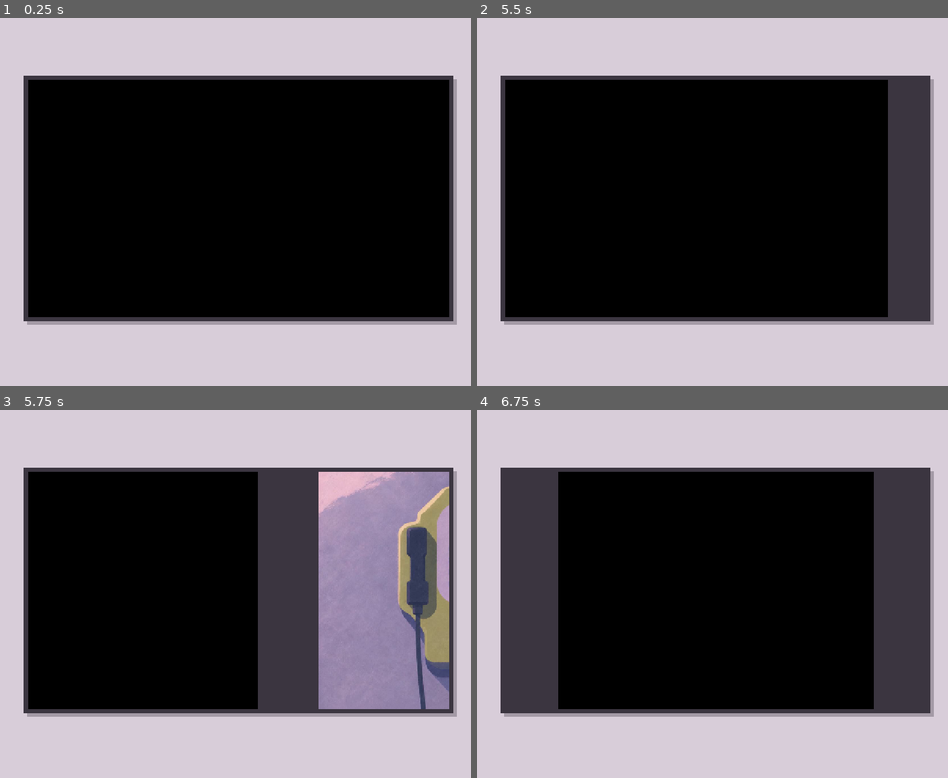
Above: before the commit, frames 1-4 (two rows, left to right).
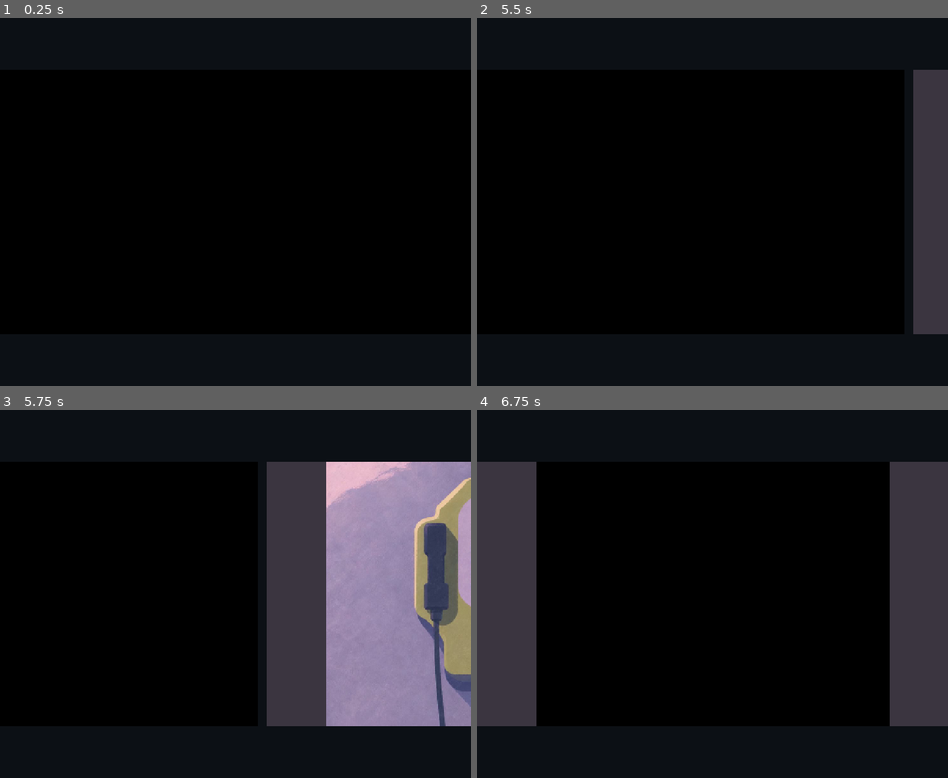
Above: after the commit, the same moments.

Repository: xinpin233/-
Game: Godot game, scene res://scenes/main.tscn
Same seed, same stepped clock (60 frames per second), same inputs: the game is played once before the commit and once after it. Video files are missing from this copy of the repository; at most half a second of black plays in their place. Sound files missing from this copy of the repository are replaced by a short silence.
Inputs (mouse positions are in pixels of both pictures, inside the frame that each line leads up to):
- Up to frame 1 (0.25 s): no input
- Up to frame 2 (5.5 s): tap Enter at 0.5, 2, 3.5 s; move the mouse to (816, 183) at 0.52 s; tap R every 1.5 s from 0.6 to 5.1 s; click (816, 183) at 0.67 s; tap Space at 0.77, 1.25, 2.75, 3.77, 4.25 s; drag from (618, 220) to (688, 275) at 1.27 s; move the mouse to (759, 121) at 2.02 s; click (759, 121) at 2.17 s; drag from (688, 275) to (571, 146) at 2.77 s; move the mouse to (853, 257) at 3.52 s; click (853, 257) at 3.67 s; drag from (571, 146) to (641, 110) at 4.27 s; move the mouse to (736, 202) at 5.02 s; click (736, 202) at 5.17 s
- Up to frame 3 (5.75 s): no input
- Up to frame 4 (6.75 s): drag from (641, 502) to (618, 612) at 5.77 s; move the mouse to (816, 575) at 6.52 s; tap R at 6.6 s; click (816, 575) at 6.67 s

The runs differ from the first frame. In frame 1, 42% of the frame differs, in the area x 0-100%, y 0-100%; in frame 2, 45%; in frame 3, 48%; in frame 4, 46%.

Commit message:
最新版

Diff:
--- a/resources/clips/prologue_coin.tres
+++ b/resources/clips/prologue_coin.tres
@@ -1,9 +1,13 @@
-[gd_resource type="Resource" script_class="AudioClipData" load_steps=2 format=3]
+[gd_resource type="Resource" script_class="AudioClipData" load_steps=3 format=3]
 
 [ext_resource type="Script" path="res://scripts/data/audio_clip_data.gd" id="1"]
+
+[ext_resource type="AudioStream" path="res://assets/prologue/audio/01_coin_insert.wav" id="2"]
 
 [resource]
 script = ExtResource("1")
 id = "coin"
 title = "硬币投入"
 tint = Color(0.64, 0.70, 0.60, 1)
+stream = ExtResource("2")
+waveform = PackedFloat32Array(0.0000, 0.0000, 0.0000, 0.0000, 0.0000, 0.0000, 0.0000, 0.0000, 0.0000, 0.0000, 0.0000, 0.0000, 0.0000, 0.0000, 0.0000, 0.0000, 0.0000, 0.0000, 0.0000, 0.0000, 0.0000, 0.0000, 0.0000, 0.0000, 0.0000, 0.0000, 0.0000, 0.0000, 0.0000, 0.0000, 0.0000, 0.0000, 0.0000, 0.0000, 0.0000, 0.0000, 0.0000, 0.0000, 0.0000, 0.0000, 0.0000, 0.0000, 0.0000, 0.5547, 0.7992, 1.0000, 0.1414, 0.0259, 0.0144, 0.0099, 0.0000, 0.0000, 0.0000, 0.0000, 0.0000, 0.0000, 0.0000, 0.0000, 0.0000, 0.0000, 0.0000, 0.0000, 0.0000, 0.0000)
--- a/resources/clips/prologue_dial.tres
+++ b/resources/clips/prologue_dial.tres
@@ -1,9 +1,13 @@
-[gd_resource type="Resource" script_class="AudioClipData" load_steps=2 format=3]
+[gd_resource type="Resource" script_class="AudioClipData" load_steps=3 format=3]
 
 [ext_resource type="Script" path="res://scripts/data/audio_clip_data.gd" id="1"]
+
+[ext_resource type="AudioStream" path="res://assets/prologue/audio/02_dial_keys.wav" id="2"]
 
 [resource]
 script = ExtResource("1")
 id = "dial"
 title = "数字键"
 tint = Color(0.65, 0.62, 0.71, 1)
+stream = ExtResource("2")
+waveform = PackedFloat32Array(0.0000, 0.0000, 0.0000, 0.0000, 0.0000, 0.0000, 0.0000, 0.0000, 0.0000, 0.0000, 0.3253, 0.6118, 0.2060, 0.1448, 0.0738, 0.0750, 0.8911, 1.0000, 0.0774, 0.0064, 0.0000, 0.0000, 0.0000, 0.0000, 0.0000, 0.0000, 0.0000, 0.0000, 0.0000, 0.0000, 0.0000, 0.0000, 0.0058, 0.3253, 0.6118, 0.1448, 0.1117, 0.0454, 0.2002, 1.0000, 0.1815, 0.0600, 0.0000, 0.0000, 0.0000, 0.0000, 0.0000, 0.0000, 0.0000, 0.3253, 0.6118, 0.1609, 0.1235, 0.0640, 0.0750, 1.0000, 0.6105, 0.0600, 0.0000, 0.0000, 0.0000, 0.0000, 0.0000, 0.0000)
--- a/resources/clips/prologue_phone_feedback.tres
+++ b/resources/clips/prologue_phone_feedback.tres
@@ -1,9 +1,15 @@
-[gd_resource type="Resource" script_class="AudioClipData" load_steps=2 format=3]
+[gd_resource type="Resource" script_class="AudioClipData" load_steps=4 format=3]
 
 [ext_resource type="Script" path="res://scripts/data/audio_clip_data.gd" id="1"]
+
+[ext_resource type="AudioStream" path="res://assets/prologue/audio/04_call_ringback.wav" id="2"]
+[ext_resource type="AudioStream" path="res://assets/prologue/audio/03_call_busy.wav" id="3"]
 
 [resource]
 script = ExtResource("1")
 id = "phone_feedback"
 title = "电话反馈"
 tint = Color(0.76, 0.63, 0.63, 1)
+stream = ExtResource("2")
+failure_stream = ExtResource("3")
+waveform = PackedFloat32Array(0.7732, 0.7901, 0.7971, 0.8533, 0.8779, 0.8611, 0.8720, 0.8852, 0.9015, 0.9006, 0.9130, 0.9317, 0.9469, 0.9622, 0.9222, 0.9220, 0.9242, 0.1123, 0.0992, 0.0518, 0.0269, 0.0393, 0.0370, 0.0378, 0.0283, 0.0148, 0.0146, 0.0165, 0.0146, 0.0129, 0.0109, 0.9196, 0.8951, 0.8823, 0.9045, 0.9072, 0.9341, 0.9379, 0.9172, 0.9150, 0.9231, 0.9322, 0.9332, 0.9362, 0.9390, 0.9226, 0.9232, 1.0000, 0.1055, 0.0704, 0.0394, 0.0259, 0.0380, 0.0344, 0.0282, 0.0184, 0.0165, 0.0149, 0.0137, 0.0128, 0.0099, 0.0000, 0.0000, 0.0000)
--- a/resources/levels/phone_prologue.tres
+++ b/resources/levels/phone_prologue.tres
@@ -14,6 +14,8 @@
 [ext_resource type="PackedScene" path="res://scenes/story_scratch.tscn" id="12"]
 
 [ext_resource type="PackedScene" path="res://scenes/story_hold.tscn" id="13"]
+[ext_resource type="PackedScene" path="res://scenes/story_ending.tscn" id="14"]
+[ext_resource type="AudioStream" path="res://assets/prologue/audio/05_title_ring.wav" id="15"]
 
 [resource]
 script = ExtResource("1")
@@ -28,9 +30,12 @@
 failure_time = 12.0
 stage_starts = PackedFloat32Array(0, 3, 6, 9)
 opening_scene = ExtResource("6")
+loop_opening_while_editing = true
 failure_shots = Array[PackedScene]([ExtResource("6"), ExtResource("9"), ExtResource("12"), ExtResource("10")])
 success_shots = Array[PackedScene]([ExtResource("13"), ExtResource("9"), ExtResource("11"), ExtResource("10")])
 ending_scene = ExtResource("7")
+ending_shot = ExtResource("14")
+ending_sound = ExtResource("15")
 autoplay = true
 follow_clip_shots = true
 lock_first_clip = true
--- a/scenes/phone_title.tscn
+++ b/scenes/phone_title.tscn
@@ -9,3 +9,4 @@
 anchor_bottom = 1.0
 script = ExtResource("1")
 title_only = true
+skip_title_intro = true
--- /dev/null
+++ b/scenes/story_ending.tscn
@@ -0,0 +1,51 @@
+[gd_scene load_steps=5 format=3]
+[ext_resource type="Script" path="res://scripts/presentation/video_shot.gd" id="1"]
+[ext_resource type="Texture2D" path="res://assets/prologue/video/ending_start.png" id="2"]
+[ext_resource type="VideoStream" path="res://assets/prologue/video/ending.ogv" id="3"]
+[ext_resource type="Texture2D" path="res://assets/prologue/video/ending_end.png" id="4"]
+
+[node name="VideoShot" type="Node2D"]
+script = ExtResource("1")
+poster = ExtResource("2")
+stream = ExtResource("3")
+
+[node name="Matte" type="ColorRect" parent="."]
+offset_right = 1100.0
+offset_bottom = 825.0
+mouse_filter = 2
+color = Color(0.231, 0.208, 0.251, 1)
+
+[node name="Still" type="TextureRect" parent="."]
+offset_left = 0.0
+offset_right = 1100.0
+offset_bottom = 825.0
+mouse_filter = 2
+expand_mode = 1
+
+[node name="Player" type="VideoStreamPlayer" parent="."]
+offset_left = 0.0
+offset_right = 1100.0
+offset_bottom = 825.0
+mouse_filter = 2
+expand = true
+
+[node name="EndingStill" type="TextureRect" parent="."]
+visible = false
+offset_right = 1100.0
+offset_bottom = 825.0
+mouse_filter = 2
+texture = ExtResource("4")
+expand_mode = 1
+
+[node name="StartGame" type="Label" parent="."]
+modulate = Color(1, 1, 1, 0)
+offset_top = 604.0
+offset_right = 1100.0
+offset_bottom = 660.0
+mouse_filter = 2
+theme_override_colors/font_color = Color(1, 0.98, 0.96, 1)
+theme_override_colors/font_shadow_color = Color(0.23, 0.2, 0.26, 0.75)
+theme_override_constants/shadow_offset_y = 2
+theme_override_font_sizes/font_size = 30
+text = "开始游戏"
+horizontal_alignment = 1
--- a/scripts/core/game_controller.gd
+++ b/scripts/core/game_controller.gd
@@ -9,6 +9,8 @@
 var _active_slot: int = -1
 var _preview_slot: int = -1
 var _first_show := false
+var _ending := false
+var _film_placeholder: Control
 
 @onready var film: SoundFilmViewport = %Film
 @onready var timeline: SoundAudioTimeline = %AudioTimeline
@@ -53,7 +55,57 @@
 	_first_show = level.autoplay
 	_reset()
 	if level.autoplay:
+		_begin_fullscreen_show()
 		_play_or_pause.call_deferred()
+
+func _begin_fullscreen_show() -> void:
+	var holder := film.get_parent()
+	_film_placeholder = Control.new()
+	_film_placeholder.mouse_filter = Control.MOUSE_FILTER_IGNORE
+	holder.add_child(_film_placeholder)
+	film.reparent(self, false)
+	film.z_index = 2
+	resized.connect(_fit_fullscreen_film)
+	_fit_fullscreen_film()
+	$MachineShell.self_modulate.a = 0.0
+
+func _fit_fullscreen_film() -> void:
+	var width := minf(size.x, size.y * 16.0 / 9.0)
+	var extent := Vector2(width, width * 9.0 / 16.0)
+	film.position = (size - extent) * 0.5
+	film.size = extent
+
+func _reveal_editing_desk() -> void:
+	resized.disconnect(_fit_fullscreen_film)
+	play_button.disabled = true
+	var transport := play_button.get_parent() as Control
+	for control in [timeline, transport]:
+		control.modulate.a = 0.0
+		control.show()
+	await get_tree().process_frame
+	await get_tree().process_frame
+	var tween := create_tween().set_parallel()
+	tween.set_trans(Tween.TRANS_CUBIC).set_ease(Tween.EASE_IN_OUT)
+	tween.tween_method(_pull_back_film, 0.0, 1.0, 1.65)
+	tween.tween_property($MachineShell, "self_modulate:a", 1.0, 1.4)
+	tween.tween_property(timeline, "modulate:a", 1.0, 0.9).set_delay(0.7)
+	tween.tween_property(transport, "modulate:a", 1.0, 0.9).set_delay(0.7)
+	await tween.finished
+	var holder := _film_placeholder.get_parent()
+	holder.remove_child(_film_placeholder)
+	_film_placeholder.queue_free()
+	film.reparent(holder, false)
+	film.z_index = 0
+	_first_show = false
+	play_button.disabled = false
+	state.phase = SoundRunState.Phase.FAILED
+	_reset_presentation()
+
+func _pull_back_film(fraction: float) -> void:
+	_fit_fullscreen_film()
+	var target := _film_placeholder.get_global_rect()
+	film.global_position = film.global_position.lerp(target.position, fraction)
+	film.size = film.size.lerp(target.size, fraction)
 
 func _show_error(message: String) -> void:
 	status.show()
@@ -71,8 +123,9 @@
 	timeline.rebuild(level, state.order)
 	_reset_presentation()
 
-func _reset_presentation() -> void:
-	film.reset(level.opening_scene)
+func _reset_presentation(keep_opening := false) -> void:
+	if not keep_opening:
+		film.reset(level.opening_scene, level.loop_opening_while_editing and not _first_show)
 	_active_slot = -1
 	progress.value = 0
 	time_label.text = "00.0 / %04.1f s" % level.duration
@@ -92,7 +145,7 @@
 	state.order = OrderRules.moved(state.order, source, target)
 	state.phase = SoundRunState.Phase.EDITING
 	timeline.rebuild(level, state.order)
-	_reset_presentation()
+	_reset_presentation(level.loop_opening_while_editing)
 	# Keep keyboard focus on the moved clip after rebuilding its row.
 	timeline.strips[target].grab_focus()
 
@@ -166,9 +219,13 @@
 	timeline.update_playhead(elapsed, _active_slot)
 
 func _on_completed(success: bool) -> void:
+	if _first_show and not success:
+		film.freeze()
+		_reveal_editing_desk()
+		return
 	_first_show = false
 	if success and level.ending_scene != null:
-		get_tree().change_scene_to_packed.call_deferred(level.ending_scene)
+		_play_ending()
 		return
 	if not success and level.autoplay:
 		state.phase = SoundRunState.Phase.FAILED
@@ -183,10 +240,30 @@
 	timeline.update_playhead(playback.elapsed, -1)
 	_refresh_controls()
 
+func _play_ending() -> void:
+	_ending = true
+	play_button.disabled = true
+	timeline.set_locked(true)
+	if level.ending_shot != null:
+		var player := await film.roll_to_ending(level.ending_shot, level.transition_duration)
+		var ring := audio.ambience
+		if level.ending_sound != null:
+			ring.stream = level.ending_sound
+			ring.play()
+			create_tween().tween_property(ring, "volume_db", -26.0, 4.2)
+		await player.finished
+		var ending := player.get_parent()
+		var still := ending.get_node("EndingStill") as TextureRect
+		var start_label := ending.get_node("StartGame") as Label
+		still.show()
+		player.hide()
+		create_tween().tween_property(start_label, "modulate:a", 1.0, 0.9)
+		return
+	get_tree().change_scene_to_packed.call_deferred(level.ending_scene)
+
 func _refresh_controls() -> void:
 	timeline.visible = not _first_show
 	play_button.get_parent().visible = not _first_show
-	$MachineShell.drawer.visible = not _first_show
 	var locked := _first_show or not state.can_edit()
 	timeline.set_locked(locked)
 	stop_button.disabled = not locked
@@ -202,7 +279,7 @@
 func _input(event: InputEvent) -> void:
 	if playback == null or not event is InputEventKey or not event.pressed or event.echo:
 		return
-	if _first_show and event.keycode != KEY_F11:
+	if (_first_show or _ending) and event.keycode != KEY_F11:
 		return
 	match event.keycode:
 		KEY_F11:
--- a/scripts/data/level_data.gd
+++ b/scripts/data/level_data.gd
@@ -17,11 +17,14 @@
 @export var stage_starts: PackedFloat32Array = PackedFloat32Array([0.0, 2.5, 5.0, 7.0])
 @export var ambience: AudioStream
 @export var opening_scene: PackedScene
+@export var loop_opening_while_editing := false
 @export var follow_clip_shots := false
 @export var lock_first_clip := false
 @export var success_shots: Array[PackedScene] = []
 @export var failure_shots: Array[PackedScene] = []
 @export var ending_scene: PackedScene
+@export var ending_shot: PackedScene
+@export var ending_sound: AudioStream
 @export var autoplay := false
 @export_file("*.ogv") var success_video: String = ""
 @export_file("*.ogv") var failure_video: String = ""
--- a/scripts/presentation/film_viewport.gd
+++ b/scripts/presentation/film_viewport.gd
@@ -30,7 +30,7 @@
 	resized.connect(_fit)
 	_fit()
 
-func reset(opening_scene: PackedScene = null) -> void:
+func reset(opening_scene: PackedScene = null, loop_opening := false) -> void:
 	_video.stop()
 	_video.paused = false
 	_video.hide()
@@ -45,6 +45,10 @@
 		frame.queue_redraw()
 	if opening_scene != null:
 		_frames[0].show_custom_scene(opening_scene)
+		var opening := _frames[0].custom_scene
+		if loop_opening and opening.has_method("set_idle_loop"):
+			opening.set_idle_loop()
+			_frames[0].media_active = true
 	_fit()
 
 func start_route(level: SoundLevelData, safe: bool, order: Array[String]) -> void:
@@ -120,6 +124,26 @@
 func freeze() -> void:
 	set_paused(true)
 
+func roll_to_ending(source: PackedScene, duration: float) -> VideoStreamPlayer:
+	freeze()
+	var frame := SoundComicFrame.new()
+	frame.size = Vector2(1100, 375)
+	frame.mouse_filter = Control.MOUSE_FILTER_IGNORE
+	var start := _rail_offset
+	frame.position.x = -start + 1120.0
+	_rail.add_child(frame)
+	frame.show_custom_scene(source)
+	var tween := create_tween()
+	tween.set_trans(Tween.TRANS_CUBIC).set_ease(Tween.EASE_IN_OUT)
+	tween.tween_method(_set_rail_offset, start, start - 1120.0, maxf(duration, 0.01))
+	await tween.finished
+	frame.media_active = true
+	return frame.custom_scene.get_node("Player") as VideoStreamPlayer
+
+func _set_rail_offset(value: float) -> void:
+	_rail_offset = value
+	_fit()
+
 func _fit() -> void:
 	_rail.scale = Vector2(size.x / 1100.0, size.y / 375.0)
 	_rail.position = Vector2(_rail_offset * _rail.scale.x, 0)
--- a/scripts/presentation/prologue_preview.gd
+++ b/scripts/presentation/prologue_preview.gd
@@ -1,6 +1,7 @@
 extends Control
 @export var interactive := false
 @export var title_only := false
+@export var skip_title_intro := false
 @export var title_ring: AudioStream
 @export var menu_music: AudioStream
 
@@ -112,6 +113,8 @@
 		sound.stream = title_ring
 		sound.finished.connect(_repeat_title_ring)
 		_repeat_title_ring()
+		if skip_title_intro:
+			_advance_title(4.0)
 	_update_picture()
 	if interactive:
 		_start_show.call_deferred()
--- a/scripts/presentation/video_shot.gd
+++ b/scripts/presentation/video_shot.gd
@@ -21,3 +21,6 @@
 		player.play()
 		player.show()
 	player.paused = not active
+
+func set_idle_loop() -> void:
+	player.loop = true
--- a/scripts/ui/audio_strip.gd
+++ b/scripts/ui/audio_strip.gd
@@ -42,7 +42,6 @@
 	panel.content_margin_left = 20
 	panel.content_margin_right = 20
 	add_theme_stylebox_override("panel", panel)
-	tooltip_text = "拖动这段波形到新的位置；点击素材可以试听。"
 
 	var surface := Control.new()
 	surface.set_anchors_and_offsets_preset(Control.PRESET_FULL_RECT)
--- a/scripts/ui/machine_shell.gd
+++ b/scripts/ui/machine_shell.gd
@@ -8,6 +8,7 @@
 	mouse_filter = Control.MOUSE_FILTER_IGNORE
 	desk = get_parent()
 	drawer = PanelContainer.new()
+	drawer.hide()
 	drawer.size = Vector2(266, 320)
 	drawer.z_index = 10
 	add_child(drawer)
Not shown, added: assets/prologue/audio/01_coin_insert.wav.import
Not shown, added: assets/prologue/audio/02_dial_keys.wav.import
Not shown, added: assets/prologue/audio/03_call_busy.wav.import
Not shown, added: assets/prologue/audio/04_call_ringback.wav.import
Not shown, added: assets/prologue/audio/05_title_ring.wav.import
Not shown, added: assets/prologue/video/ending.ogv.uid
Binary file added: assets/prologue/video/ending_end.png
Not shown, added: assets/prologue/video/ending_end.png.import
Binary file added: assets/prologue/video/ending_start.png
Not shown, added: assets/prologue/video/ending_start.png.import
Not shown: 1 places in resources/levels/phone_prologue.tres that only renumber resources
Not shown, added: assets/prologue/audio/01_coin_insert.wav
(and 5 more such lines)
